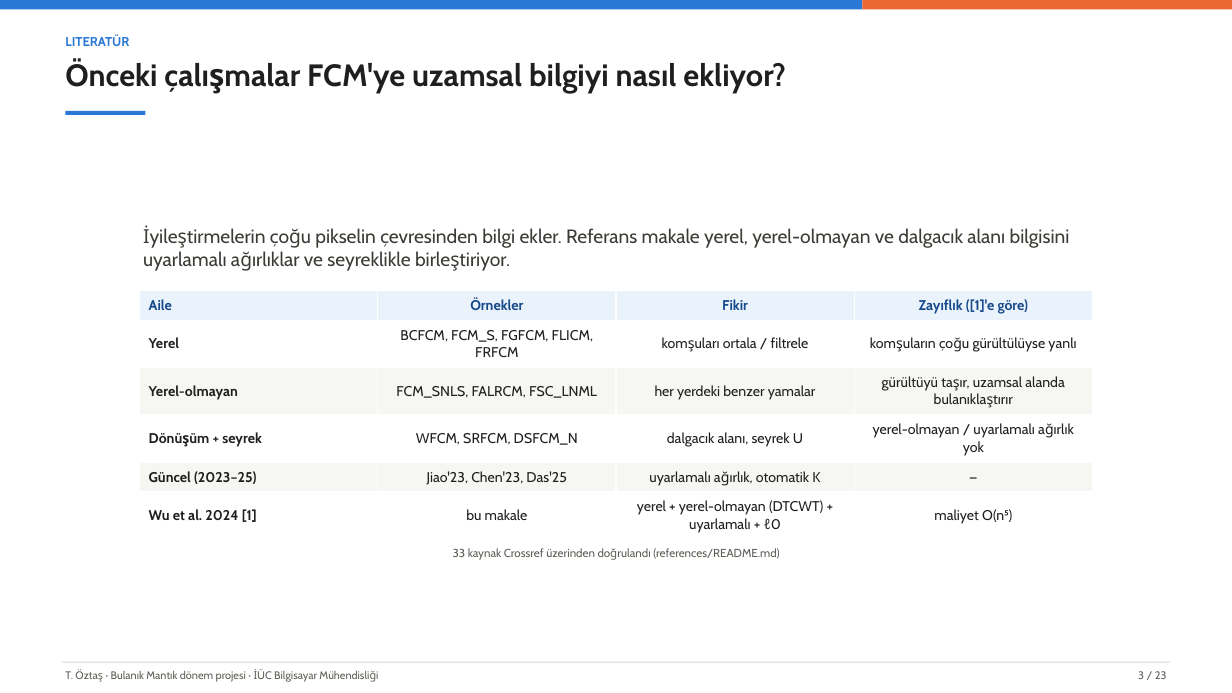
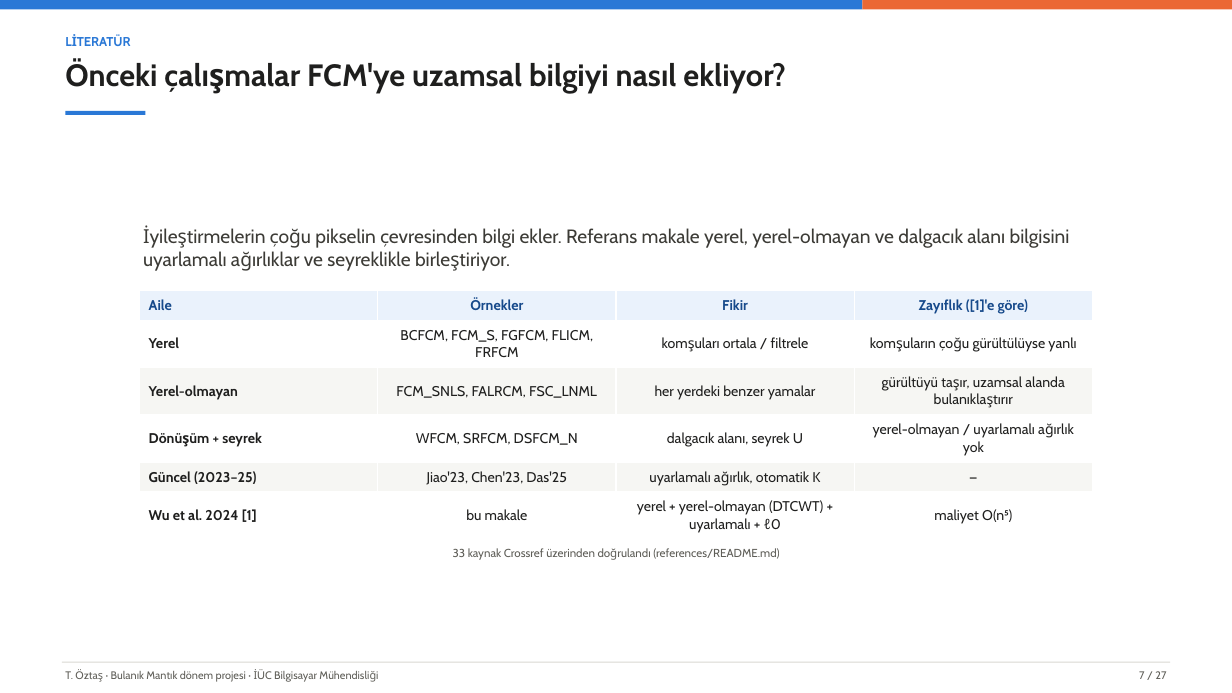
Before and after one commit to tarikoztas/fuzzy-logic-project, a slide deck: slide 7 of presentation/presentation_tr.pptx (slide 3 before the commit). Drawn at 1232x693 pixels with LibreOffice and Linux fonts; fonts in the diff are those of the drawing. Boxes give left, top, right and bottom in pixels: in the first picture for what was removed or moved away, otherwise in the second. Text is boxed around its words. In the diff, an @@ line names an element or a change of style, - is before the commit and + after.

```diff
--- a/presentation/presentation_tr.pptx
+++ b/presentation/presentation_tr.pptx
@@ text at [77, 35, 131, 46]: text changed @@
-LITERATÜR
+LİTERATÜR
@@ text at [1139, 671, 1166, 679]: text changed @@
-3 / 23
+7 / 27
```
Also in this commit, not shown: 22 other slides changed, 4 slides added, 16 other files.
